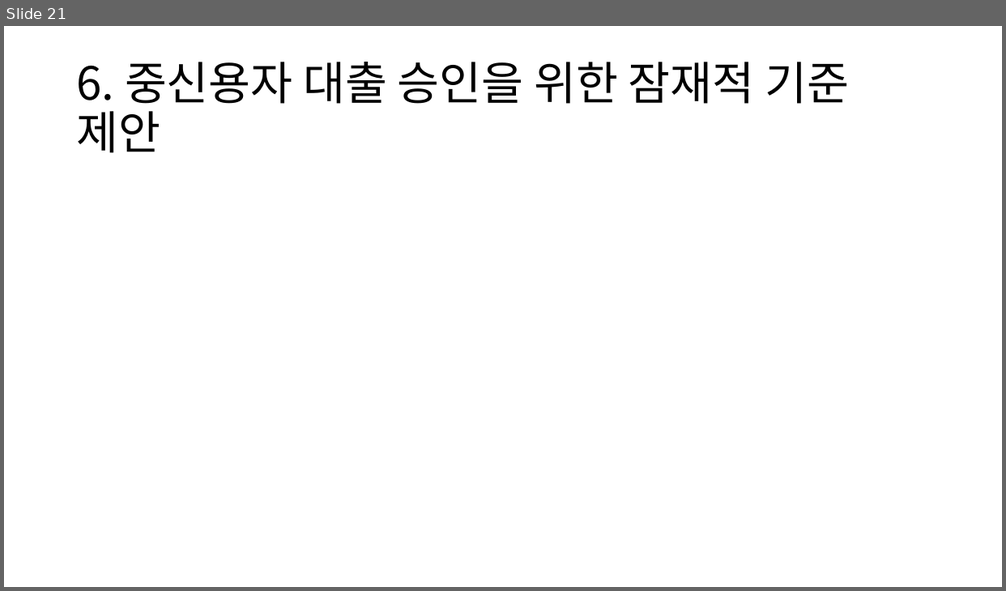
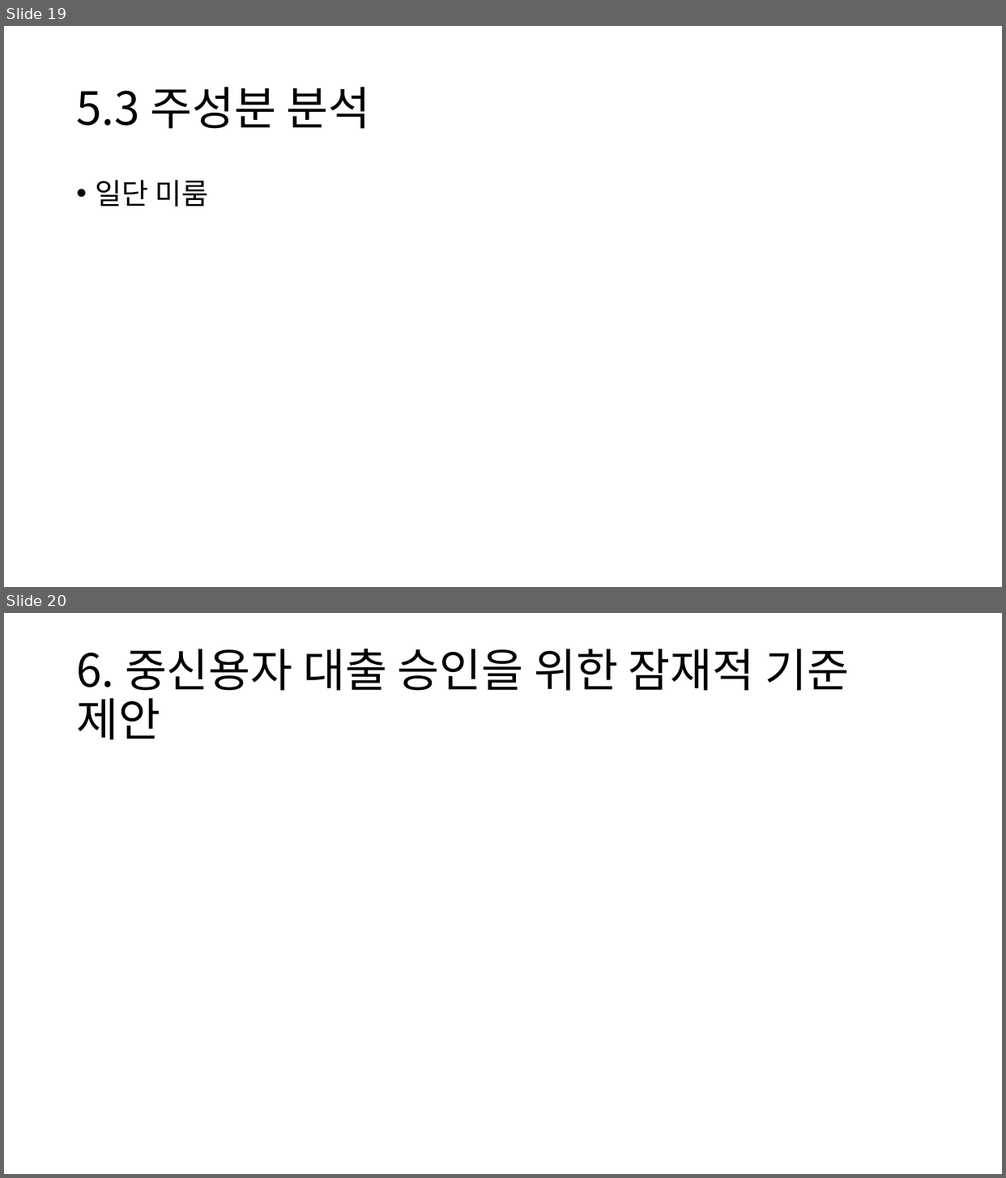
Before and after one commit to HANARONE/dh01, a slide deck: 1차 자료/개인고객 신용등급 산정 모델링.pptx. Shown one above the other, each under a label of ours: slide 21 before the commit, slides 19 and 20 after it. The pictures are 1006x591 and 1006x1178 pixels, drawn with LibreOffice and Linux fonts; fonts in the diff are those of the drawing. Boxes give left, top, right and bottom in pixels: in the first picture for what was removed or moved away, otherwise in the second. Text is boxed around its words. In the diff, an @@ line names an element or a change of style, - is before the commit and + after.

```diff
--- a/1차 자료/개인고객 신용등급 산정 모델링.pptx
+++ b/1차 자료/개인고객 신용등급 산정 모델링.pptx
@@ slide 19 added at <box>4,26,1002,587</box>, background #FFFFFF @@
@@ title added at <box>76,87,371,129</box>, 44 pt, text #000000 @@
+5.3 주성분 분석
@@ text added at <box>95,180,208,207</box>, 28 pt, text #000000 @@
+• 일단 미룸
@@ what was slide 21 is now slide 20 @@
```
Also in this commit, not shown: 5 slides changed, 1 slide removed, 1 other file.
